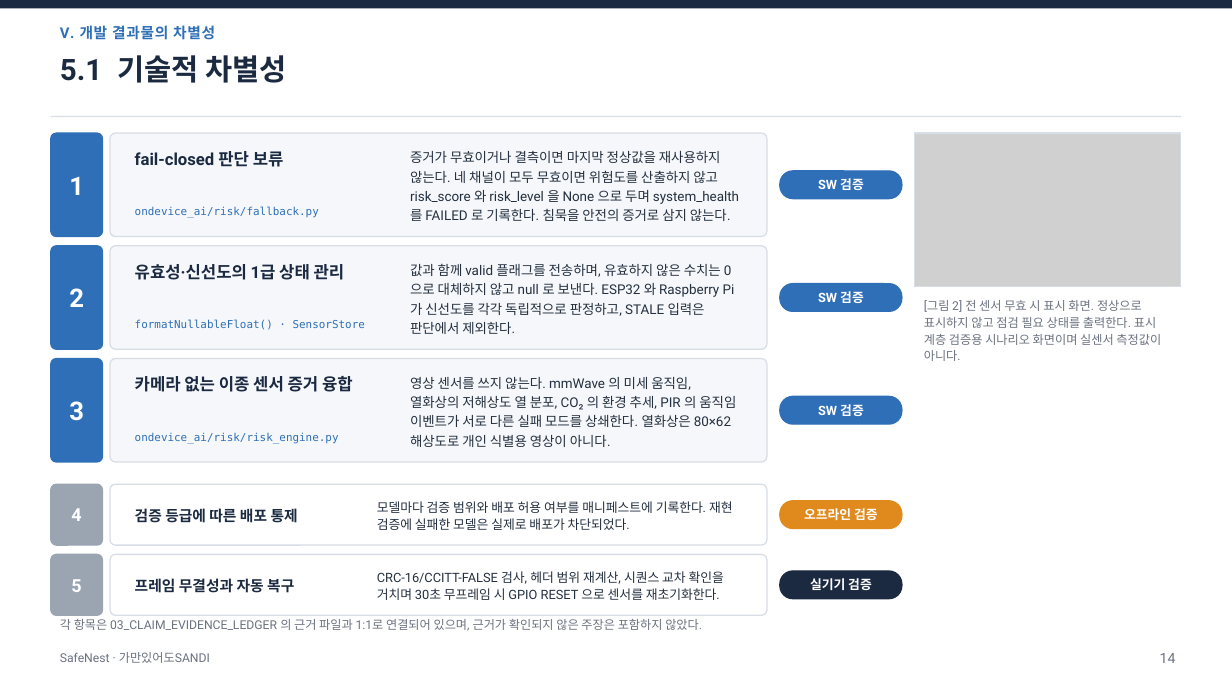
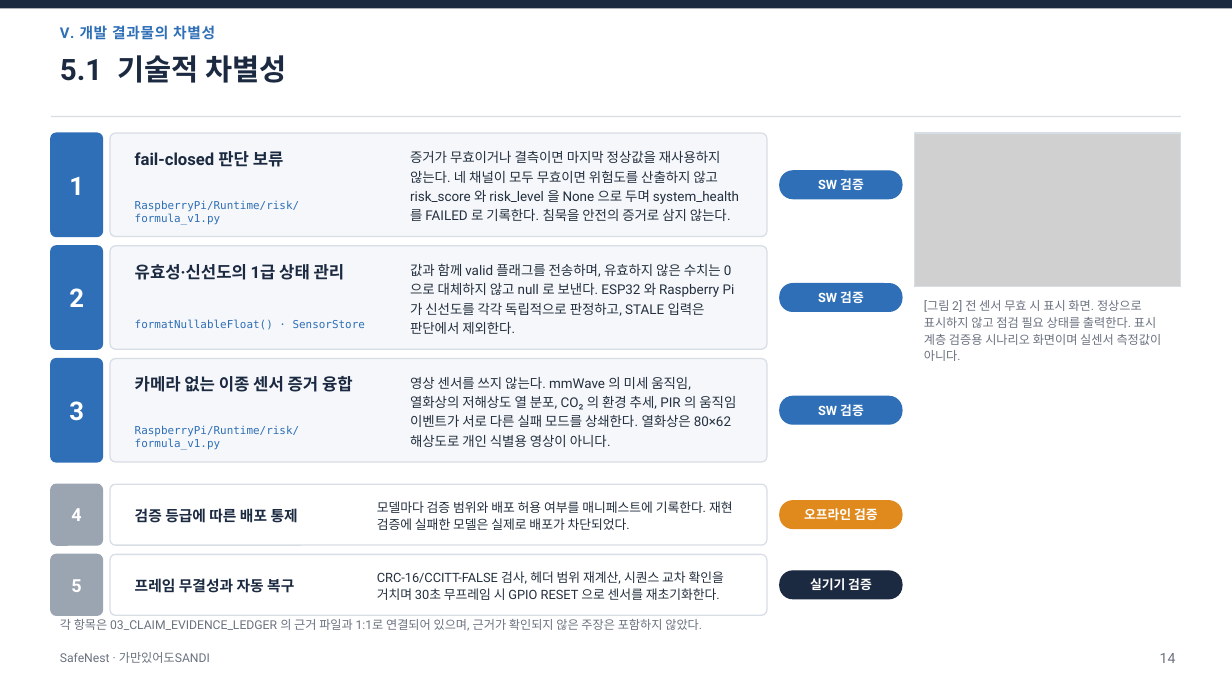
Before and after one commit to jinsu1011/safenest-embedded-competition, a slide deck: slide 15 of final-report/2026ESWContest_자유공모_가만있어도SANDI_개발완료보고서.pptx. Drawn at 1232x693 pixels with LibreOffice and Linux fonts; fonts in the diff are those of the drawing; grey boxes stand for pictures. Boxes give left, top, right and bottom in pixels: in the first picture for what was removed or moved away, otherwise in the second. Text is boxed around its words. In the diff, an @@ line names an element or a change of style, - is before the commit and + after.

```diff
--- a/final-report/2026ESWContest_자유공모_가만있어도SANDI_개발완료보고서.pptx
+++ b/final-report/2026ESWContest_자유공모_가만있어도SANDI_개발완료보고서.pptx
@@ text at box(135, 200, 299, 225): text changed @@
-ondevice_ai/risk/fallback.py
+RaspberryPi/Runtime/risk/formula_v1.py
@@ text at box(135, 426, 299, 450): text changed @@
-ondevice_ai/risk/risk_engine.py
+RaspberryPi/Runtime/risk/formula_v1.py
```
Also in this commit, not shown: 4 other slides changed, 16 other files.
